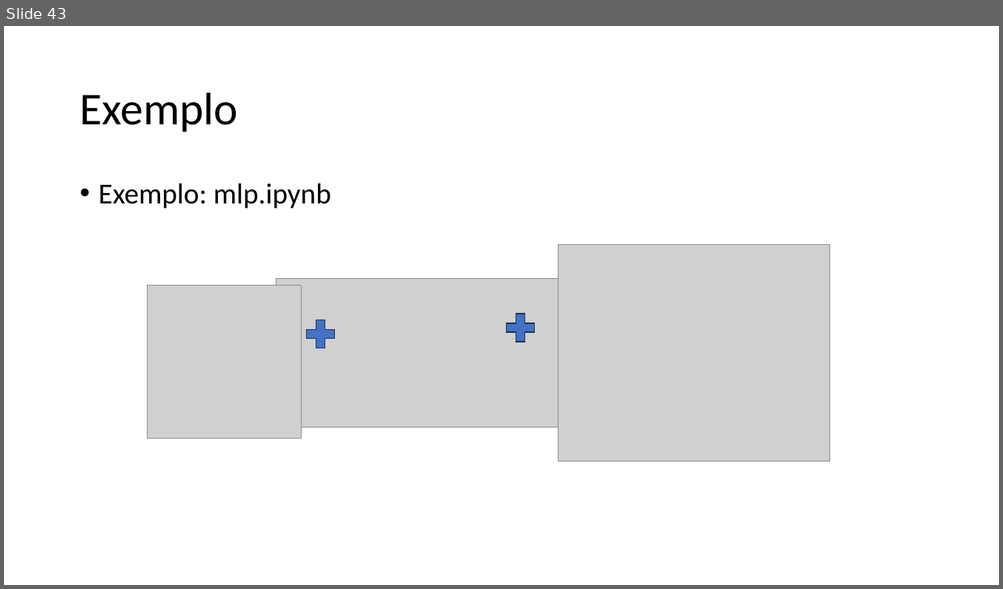
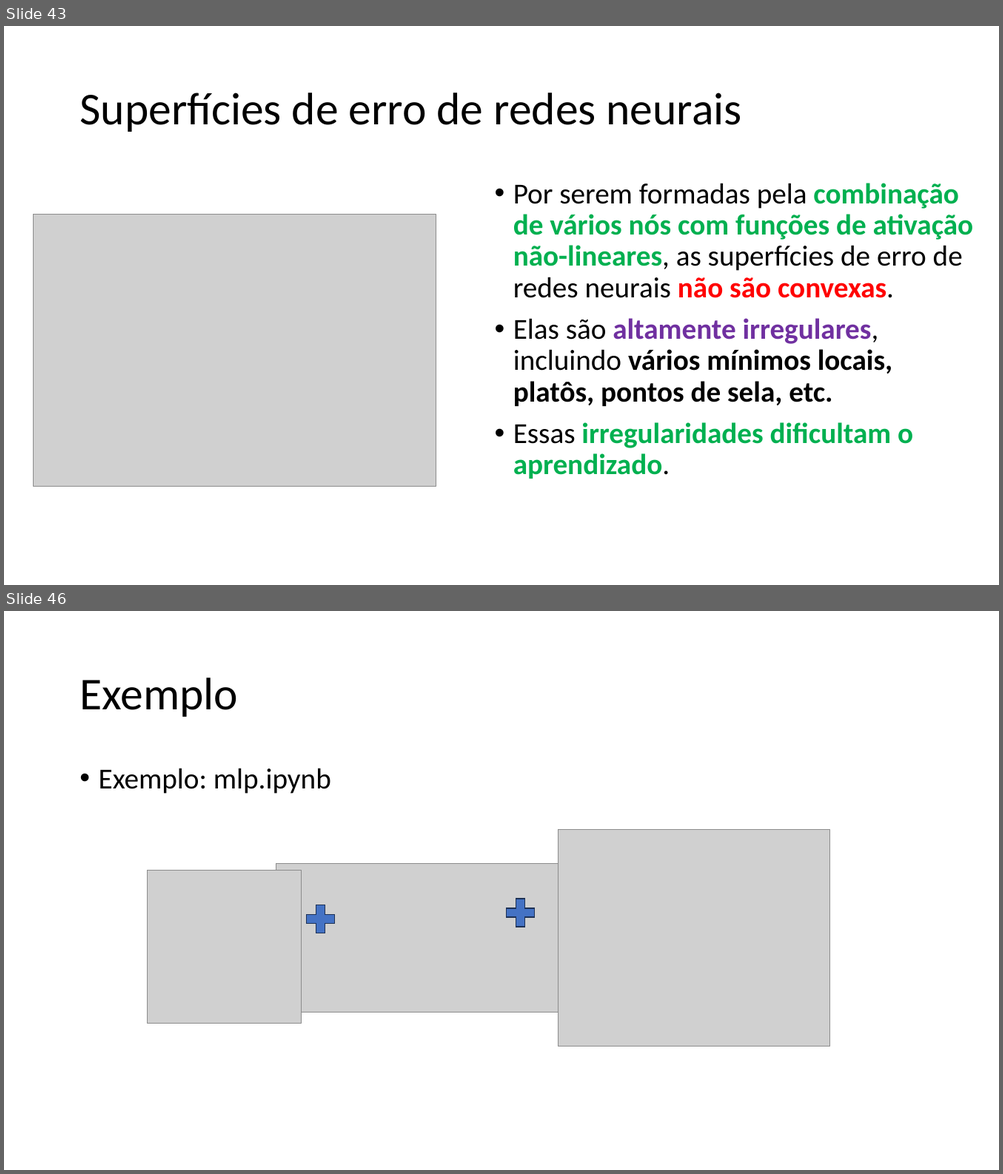
Before and after one commit to zz4fap/c24_inteligencia_artificial, a slide deck: slides/C24_MLP.pptx. Shown one above the other, each under a label of ours: slide 43 before the commit, slides 43 and 46 after it; the slides between them are not shown. The pictures are 1003x589 and 1003x1174 pixels, drawn with LibreOffice and Linux fonts; fonts in the diff are those of the drawing; grey boxes stand for pictures. Boxes give left, top, right and bottom in pixels: in the first picture for what was removed or moved away, otherwise in the second. Text is boxed around its words. In the diff, an @@ line names an element or a change of style, - is before the commit and + after.

```diff
--- a/slides/C24_MLP.pptx
+++ b/slides/C24_MLP.pptx
@@ slide 43 added at (4, 26, 999, 585), background #FFFFFF @@
@@ title added at (79, 93, 742, 132), 44 pt, text #000000 @@
+Superfícies de erro de redes neurais
@@ text added at (513, 183, 973, 479), 28 pt, text #000000, bold @@
+• Por serem formadas pela combinação de vários nós com funções de ativação não-lineares, as superfícies de erro de redes neurais não são convexas.
+• Elas são altamente irregulares, incluindo vários mínimos locais, platôs, pontos de sela, etc.
+• Essas irregularidades dificultam o aprendizado.
@@ picture added at (34, 215, 437, 487) @@
@@ what was slide 43 is now slide 46 @@
```
Also in this commit, not shown: 5 other slides added.
